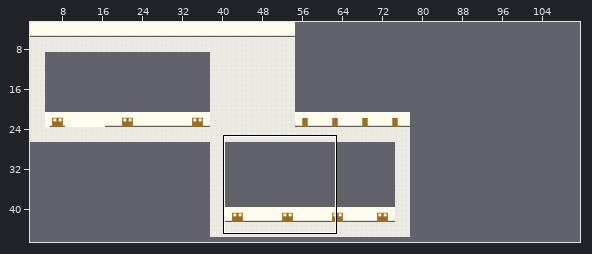
A Tiled map gets an edit: data/map/floor1.tmx. The first picture is a wide view before the edit; the outline marks the close-up.
Close-up. The starting point:
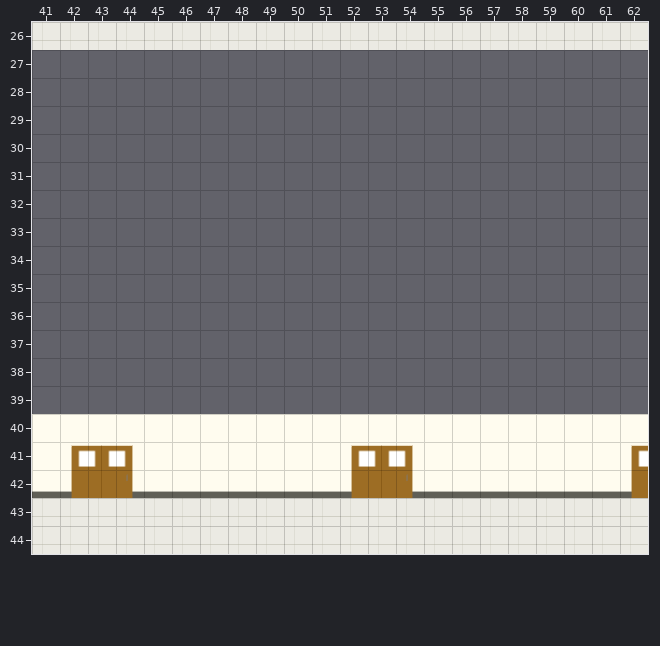
Cells are 32x32 px. Shown: x 41..62, y 26..44. The commit also changed other parts of the map, which this record leaves out. Tiles whose own drawing changed are shown in their newer look in all pictures.
Once edited:
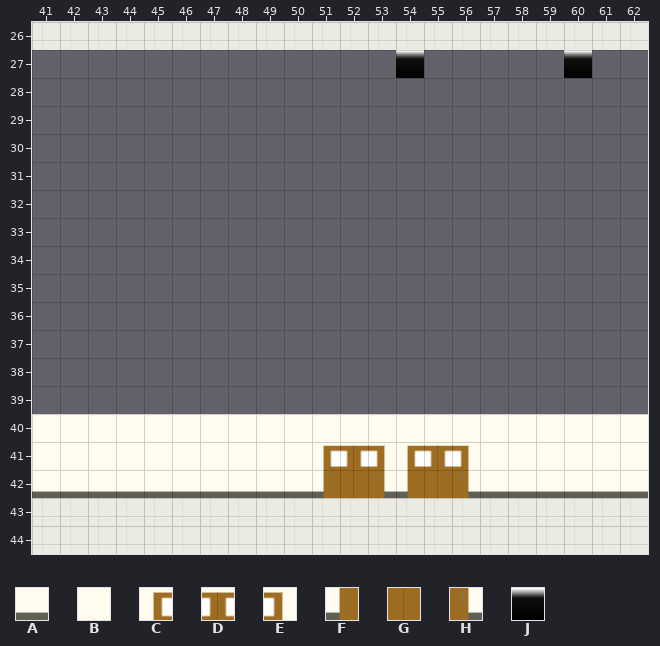
Key: from "testTileMap": A 2, B 3, C 18, D 19, E 20, F 34, G 35, H 36, J 48.
_ is an empty cell, . an unchanged one.
Difference:
--- layer "tiles"
@@ x 54..60 @@
-27 _....._
+27 J.....J
@@ x 42..62 @@
-41 CDE......BCDEBB.....C
-42 FGH......AFGHAA.....F
+41 BBB......CDECDE.....B
+42 AAA......FGHFGH.....A
